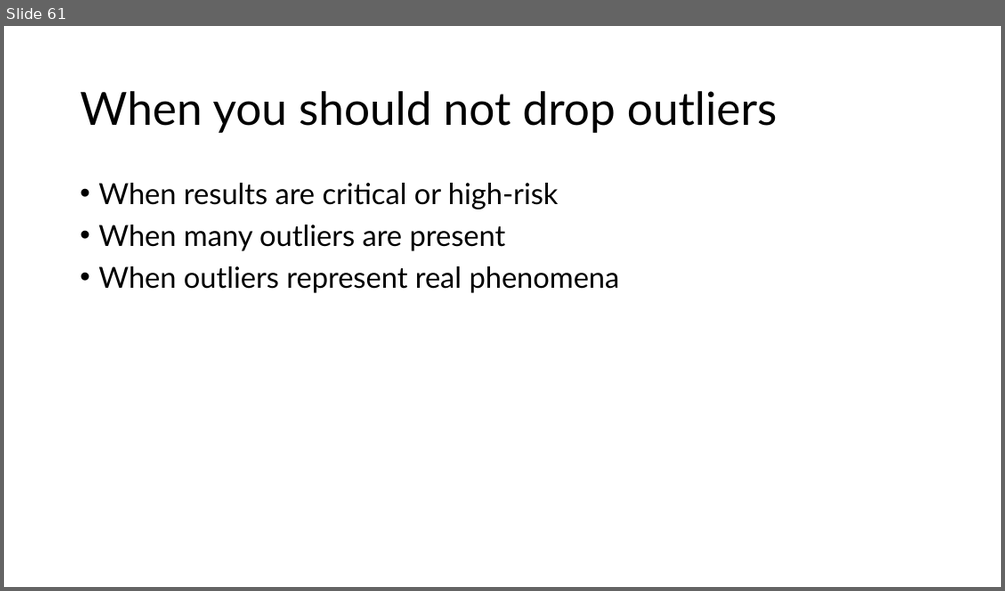
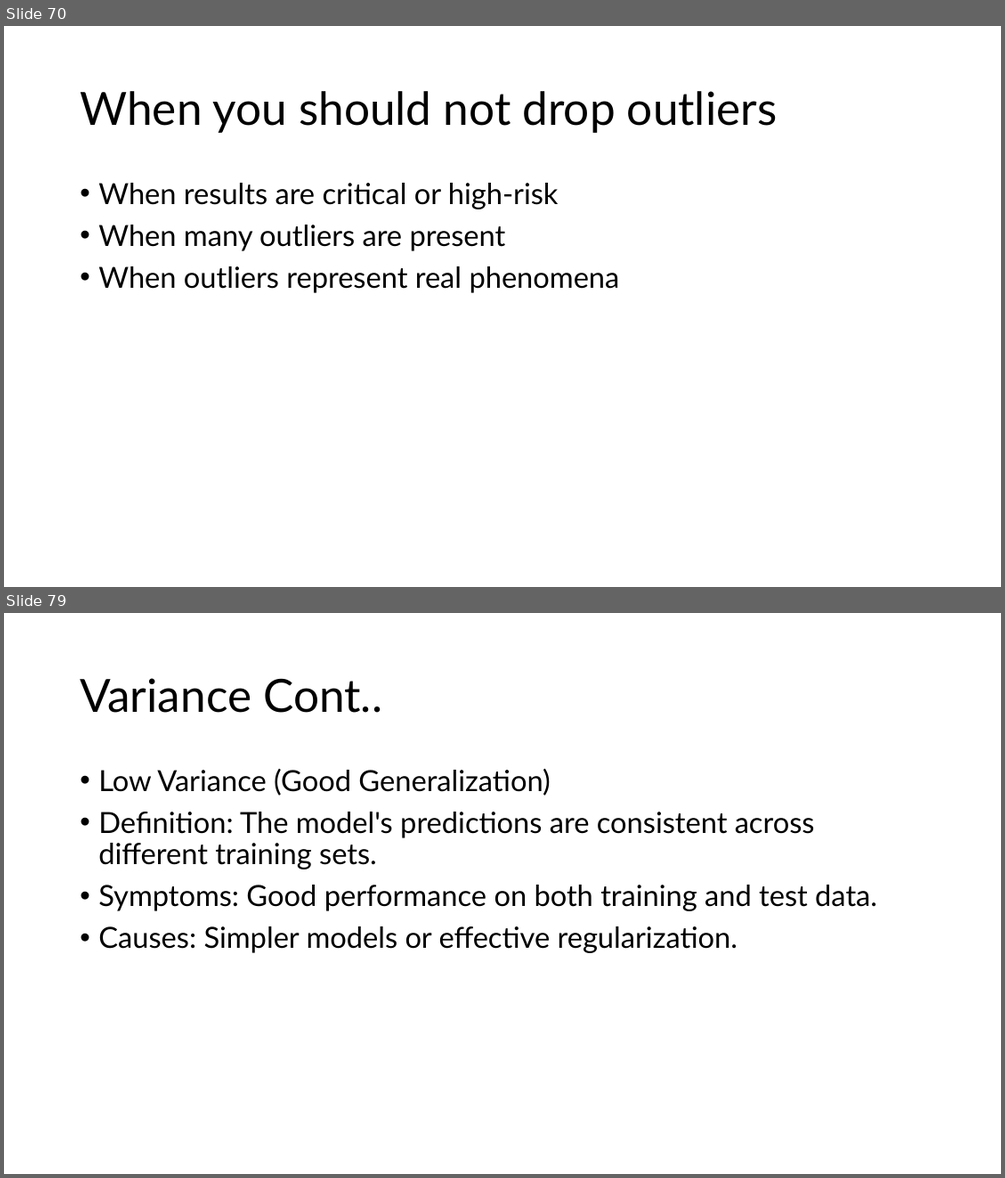
Before and after one commit to sabbirhasaann/ml-lab, a slide deck: NN and ML Lab.pptx. Shown one above the other, each under a label of ours: slide 61 before the commit, slides 70 and 79 after it; the slides between them are not shown. The pictures are 1005x591 and 1005x1178 pixels, drawn with LibreOffice and Linux fonts; fonts in the diff are those of the drawing. Boxes give left, top, right and bottom in pixels: in the first picture for what was removed or moved away, otherwise in the second. Text is boxed around its words. In the diff, an @@ line names an element or a change of style, - is before the commit and + after.

```diff
--- a/NN and ML Lab.pptx
+++ b/NN and ML Lab.pptx
@@ slide 79 added at [4, 613, 1001, 1174], background #FFFFFF @@
@@ title added at [80, 678, 382, 713], 44 pt, text #000000 @@
+Variance Cont..
@@ text added at [98, 769, 877, 953], 28 pt, text #000000 @@
+• Low Variance (Good Generalization)
+• Definition: The model's predictions are consistent across different training sets.
+• Symptoms: Good performance on both training and test data.
+• Causes: Simpler models or effective regularization.
@@ what was slide 61 is now slide 70 @@
```
Also in this commit, not shown: 1 slide changed, 23 other slides added, 1 other file.
